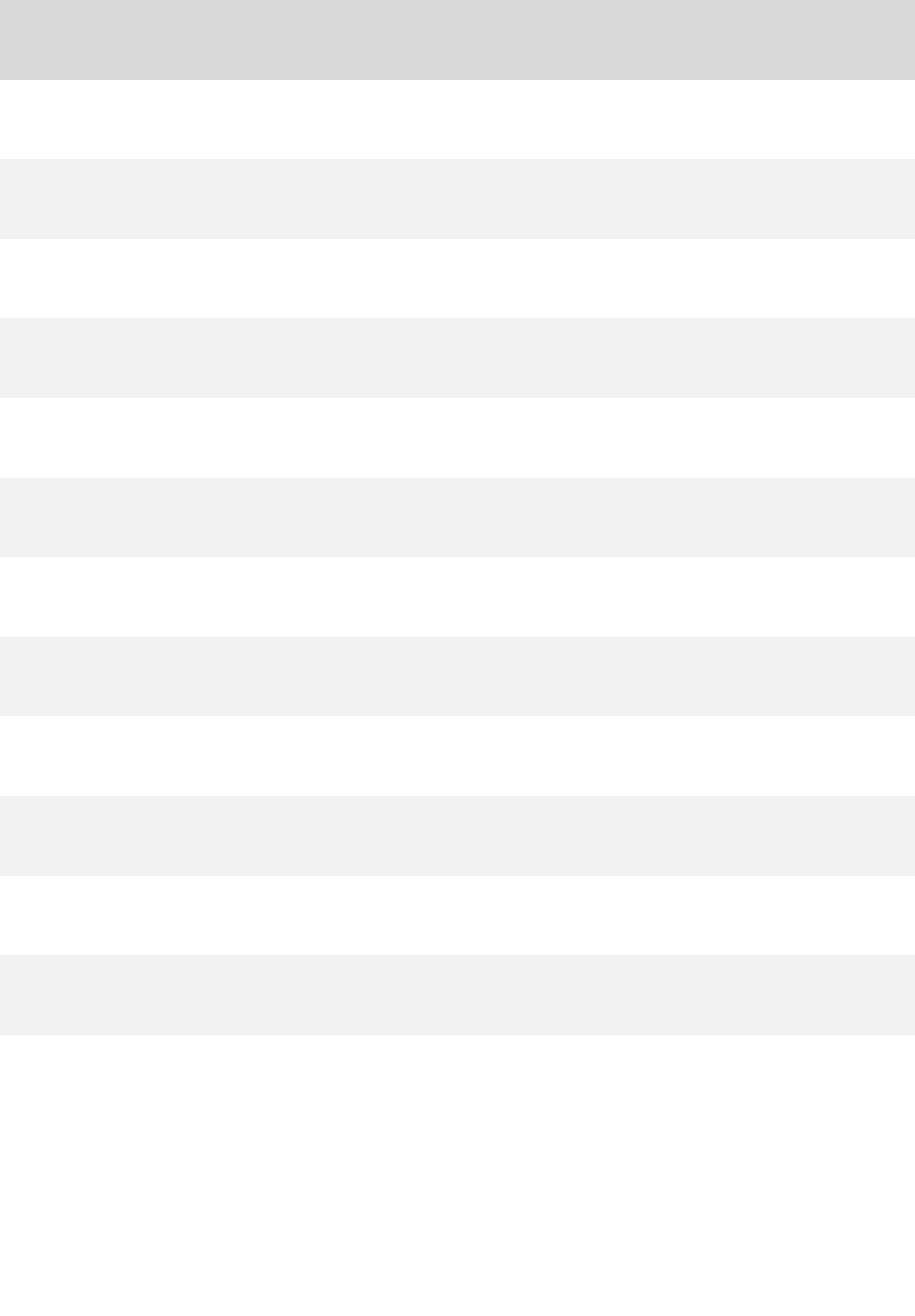
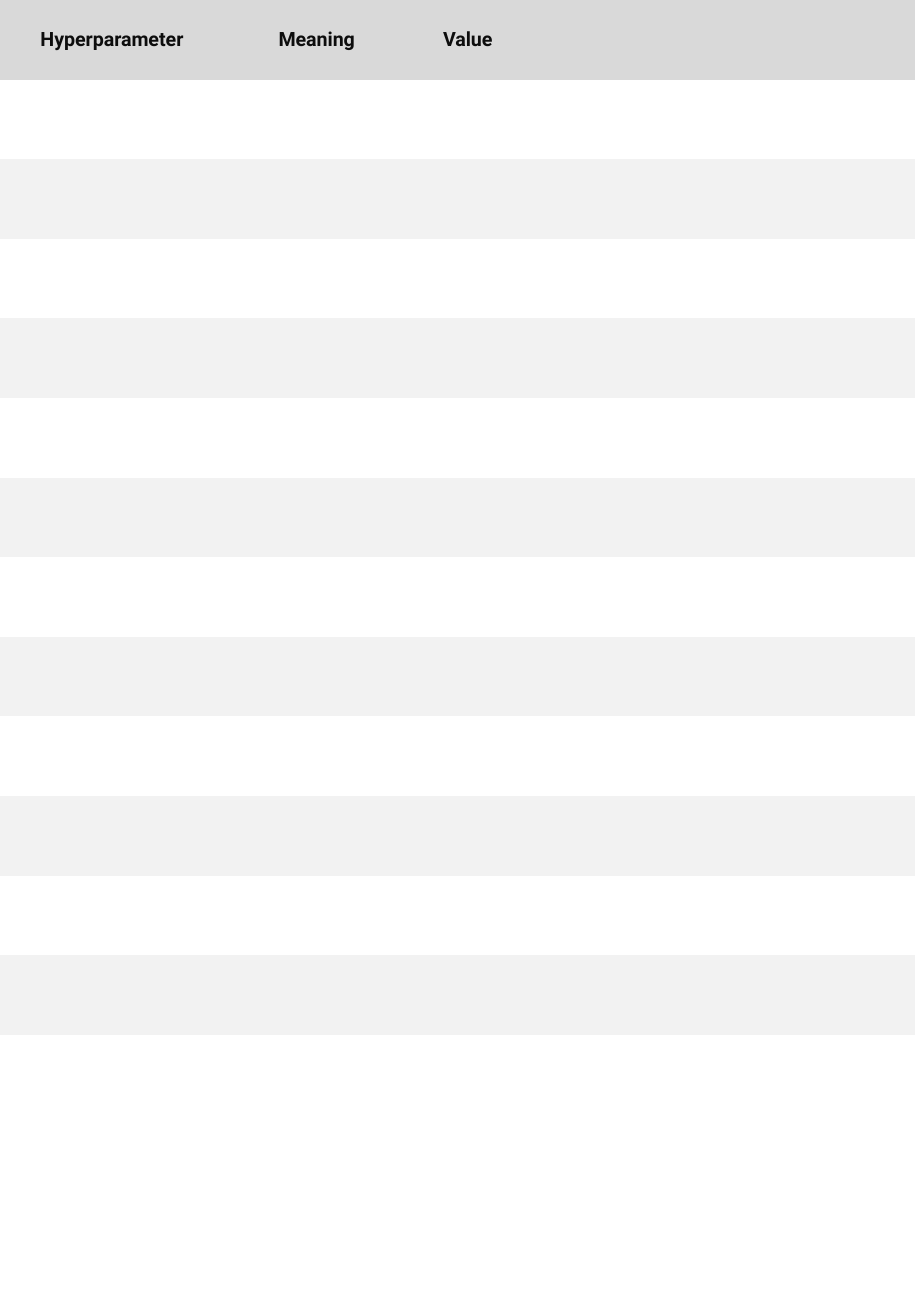
Before and after one commit to FatimaPillosu/thesis, a slide deck: slide 1 of tmp_resources/table_template.pptx. Drawn at 915x1316 pixels with LibreOffice and Linux fonts; fonts in the diff are those of the drawing. Boxes give left, top, right and bottom in pixels: in the first picture for what was removed or moved away, otherwise in the second. Text is boxed around its words. In the diff, an @@ line names an element or a change of style, - is before the commit and + after.

```diff
--- a/tmp_resources/table_template.pptx
+++ b/tmp_resources/table_template.pptx
@@ table at (0, 0, 915, 1034) @@
+row 1: Hyperparameter | Meaning | Value | 
-row 13:  |  |  | 
```
Also in this commit, not shown: 2 other files.
